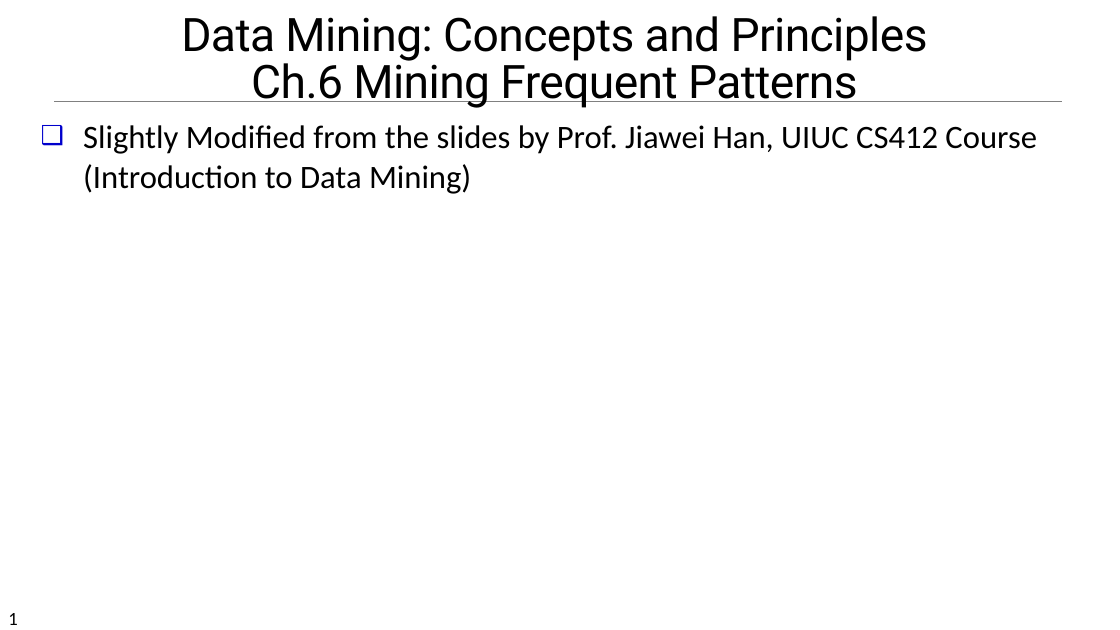
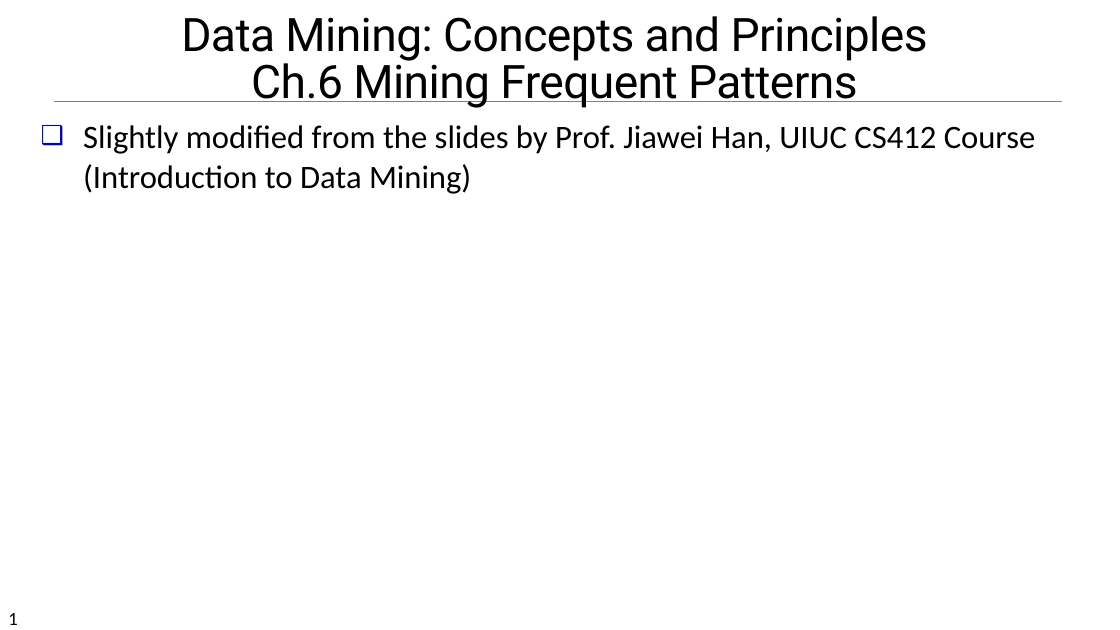
Before and after one commit to chriswjh/chriswjh.github.io, a slide deck: slide 1 of BDA_IFM/06FPBasic.pptx. Drawn at 1120x630 pixels with LibreOffice and Linux fonts; fonts in the diff are those of the drawing. Boxes give left, top, right and bottom in pixels: in the first picture for what was removed or moved away, otherwise in the second. Text is boxed around its words. In the diff, an @@ line names an element or a change of style, - is before the commit and + after.

```diff
--- a/BDA_IFM/06FPBasic.pptx
+++ b/BDA_IFM/06FPBasic.pptx
@@ text at (x1=83, y1=125, x2=1036, y2=194): text changed @@
-❑ Slightly Modified from the slides by Prof. Jiawei Han, UIUC CS412 Course (Introduction to Data Mining)
+❑ Slightly modified from the slides by Prof. Jiawei Han, UIUC CS412 Course (Introduction to Data Mining)
```
Also in this commit, not shown: 1 other slide changed, 2 other files.
